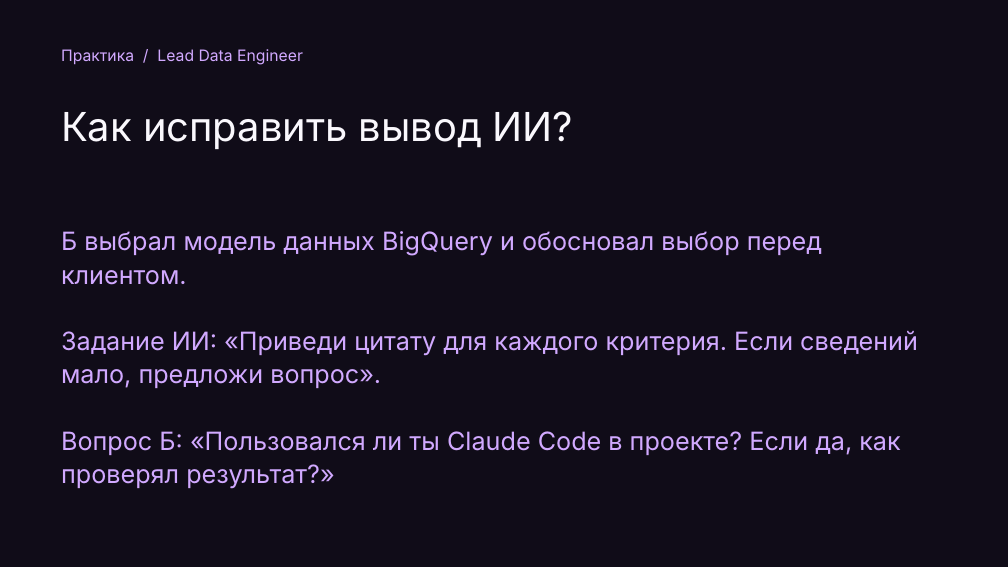
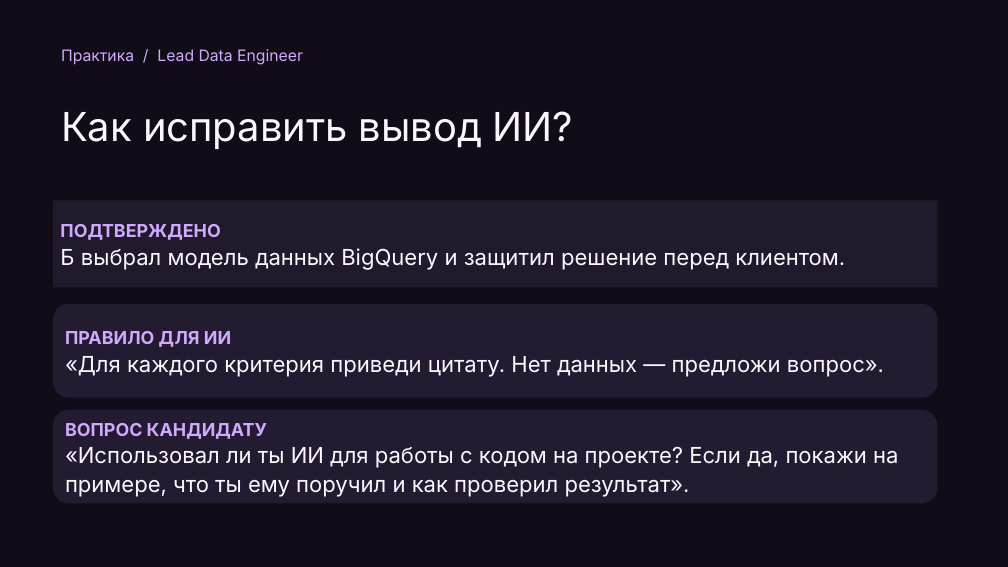
Before and after one commit to Da6ka/ta-meetup-ai-sourcing-2026-11-19, a slide deck: slide 25 of materials/spb-it-recruiter-meetup.pptx (slide 24 before the commit). Drawn at 1008x567 pixels with LibreOffice and Linux fonts; fonts in the diff are those of the drawing. Boxes give left, top, right and bottom in pixels: in the first picture for what was removed or moved away, otherwise in the second. Text is boxed around its words. In the diff, an @@ line names an element or a change of style, - is before the commit and + after.

```diff
--- a/materials/spb-it-recruiter-meetup.pptx
+++ b/materials/spb-it-recruiter-meetup.pptx
@@ rectangle added at [53, 200, 938, 287], fill #211A2D, 21 pt, text #FAF8FD @@
+ПОДТВЕРЖДЕНО
+Б выбрал модель данных BigQuery и защитил решение перед клиентом.
@@ text removed at [61, 231, 918, 488] @@
-Б выбрал модель данных BigQuery и обосновал выбор перед клиентом.
-Задание ИИ: «Приведи цитату для каждого критерия. Если сведений мало, предложи вопрос».
-Вопрос Б: «Пользовался ли ты Claude Code в проекте? Если да, как проверял результат?»
@@ rounded rectangle added at [53, 304, 938, 398], fill #231B31, 21 pt, text #FAF8FD @@
+ПРАВИЛО ДЛЯ ИИ
+«Для каждого критерия приведи цитату. Нет данных — предложи вопрос».
@@ rounded rectangle added at [53, 410, 938, 504], fill #231B31, 21 pt, text #FAF8FD @@
+ВОПРОС КАНДИДАТУ
+«Использовал ли ты ИИ для работы с кодом на проекте? Если да, покажи на примере, что ты ему поручил и как проверил результат».
```
Also in this commit, not shown: 17 other slides changed, 7 slides added, 6 slides removed, 11 other files.
